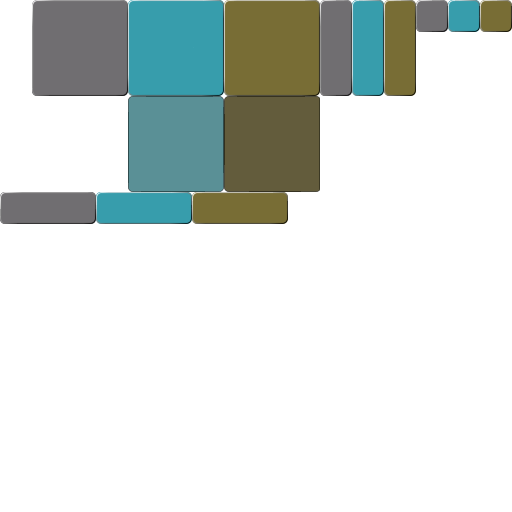
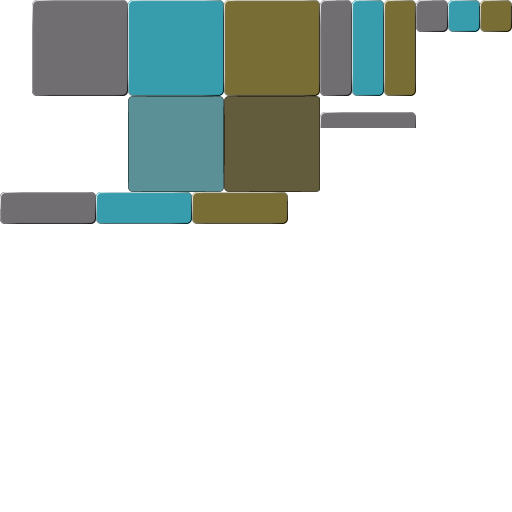
Layer changes from the first 512 x 512 image to the second:
painted on "Background" over [320, 112, 416, 128]
